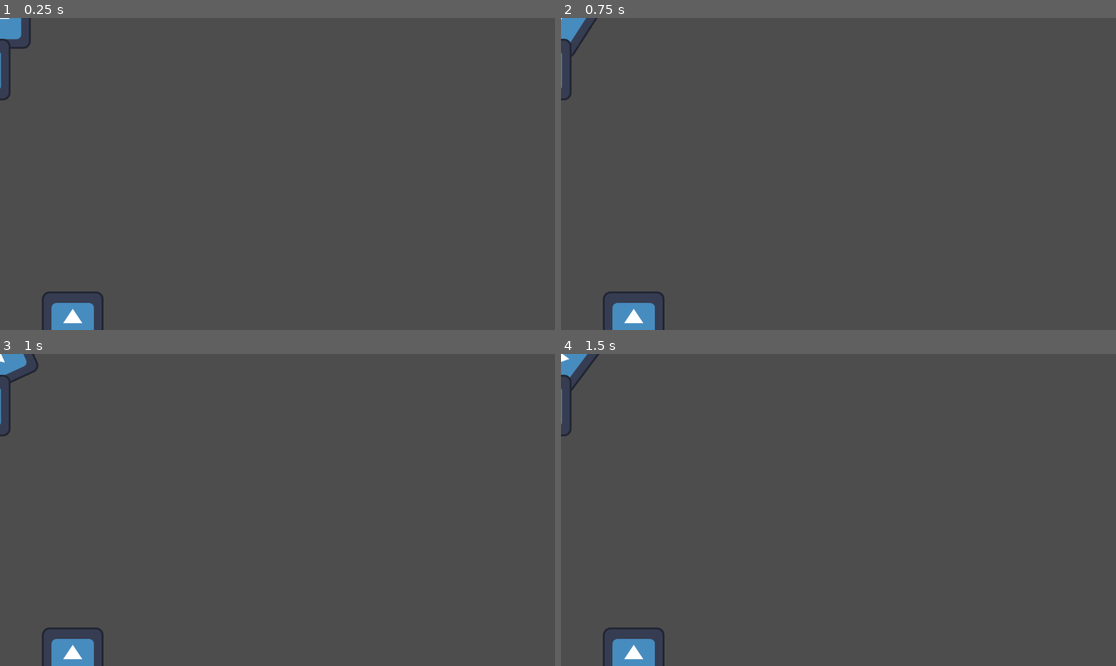
Above: before the commit, frames 1-4 (two rows, left to right).
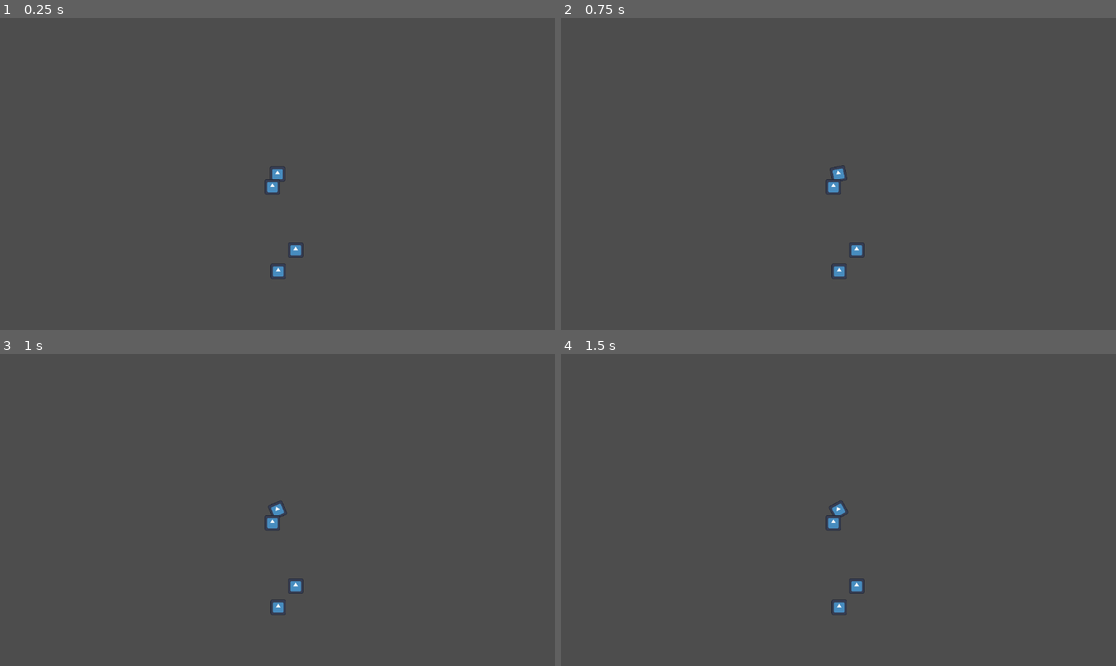
Above: after the commit, the same moments.

Repository: cbcerquiaga/Sandals-of-Blood
Game: Godot game, scene res://match_scene.tscn
Same seed, same stepped clock (60 frames per second), same inputs: the game is played once before the commit and once after it. The engine's default icon, where the game draws it, is replaced by a stand-in: a white triangle on a blue panel in a dark square.
Inputs:
- Up to frame 1 (0.25 s): no input
- Up to frame 2 (0.75 s): tap Enter at 0.5 s; hold Right from 0.53 s (still down)
- Up to frame 3 (1 s): keep holding Right; tap Space at 0.77 s
- Up to frame 4 (1.5 s): tap Space at 1.25 s; release Right at 1.28 s; hold Left from 1.28 s (still down)

The runs differ from the first frame. In frame 1, 1.6% of the frame differs, in the area x 0-55%, y 0-100%; in frame 2, 1.6%; in frame 3, 1.6%; in frame 4, 1.6%.
Error before the commit: Invalid operands 'Vector2' and 'int' in operator '+'. (res://Match_Pitcher.gd:30)

Commit message:
Pitcher Rotates
Pitcher does not slide yet though

Diff:
--- a/Match_Pitcher.gd
+++ b/Match_Pitcher.gd
@@ -5,10 +5,10 @@
 const matchManager = preload("MatchManager.gd")
 var pitch_state = 0 #0 rotate, 1 slide, 2 power
 var max_pitch_state = 2
-var max_rotation = 15
+var max_rotation = 0.5
 var max_slide = 50
-var rotationSpeed = 0.5
-var slideSpeed = 2
+var rotationSpeed = 0.1
+var slideSpeed = 2.0
 
 # Called when the node enters the scene tree for the first time.
 func _ready() -> void:
@@ -16,27 +16,29 @@
 	isHumanPitching = false
 	pass # Replace with function body.
 
-func _on_Human_Pitching(value):
-	print("Whose turn is it?")
-	isHumanPitching = value
+#func _on_Human_Pitching(value):
+	#print("Whose turn is it?")
+	#isHumanPitching = value
 
 func _input(ev):
 	if (isHumanPitching):
-		print("It's my turn!")
+		#print("It's my turn!")
 		if	Input.is_key_pressed(KEY_LEFT) && !Input.is_key_pressed(KEY_RIGHT):
-			if (pitch_state == 0):
+			if (pitch_state == 0 && rotation <= max_rotation):
 				rotation += rotationSpeed
 			elif (pitch_state == 1):
-				transform.x += slideSpeed
+				velocity.x = slideSpeed
 			pass
 		elif Input.is_key_pressed(KEY_RIGHT) && !Input.is_key_pressed(KEY_LEFT):
-			if (pitch_state == 0):
+			if (pitch_state == 0 && rotation >= 0-max_rotation):
 				rotation -= rotationSpeed
 			elif (pitch_state == 1):
-				transform.x -= slideSpeed
+				velocity.x = 0-slideSpeed
 		elif Input.is_key_pressed(KEY_SPACE):
 			if (pitch_state < 2):
 				pitch_state += 1
+		else:
+			velocity.x = 0
 			pass
 
 # Called every frame. 'delta' is the elapsed time since the previous frame.
--- a/match_scene.tscn
+++ b/match_scene.tscn
@@ -32,3 +32,6 @@
 [node name="Sprite2D" type="Sprite2D" parent="Ball"]
 position = Vector2(-42, 107)
 texture = ExtResource("1_hihoq")
+
+[node name="Camera2D" type="Camera2D" parent="."]
+zoom = Vector2(0.25, 0.25)
